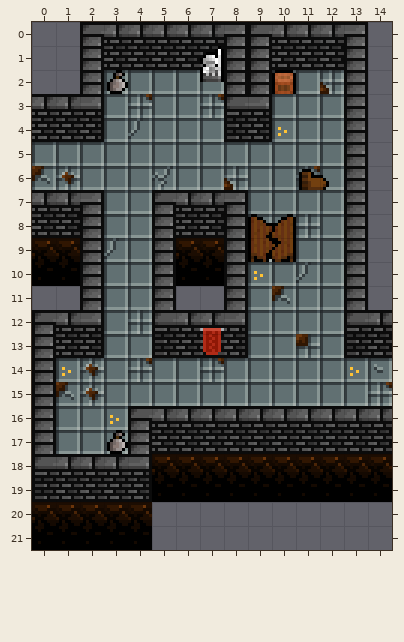
One commit to this Tiled map: game/maps/dungeon/left-right-1.tmx. The first picture shows the starting point.
Cells are 8x8 px. Shown: x 0..14, y 0..21.
The result:
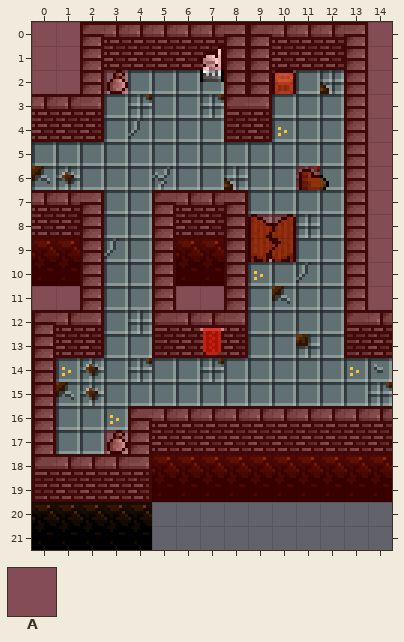
Key: from "Walls": A 17.
_ is an empty cell, . an unchanged one.
Tiles of an added or newly shown layer are drawn over the layers below it.
See-through tiles are keyed as they look on the map.
What changed:
--- layer "nav" (now shown)
@@ x 0..14 @@
- 0 _______________
- 1 _______________
- 2 ____....___..__
- 3 ___.....__...__
- 4 ___.....__...__
- 5 .............__
- 6 ..........._.__
- 7 ___..____....__
- 8 ___..______..__
- 9 ___..______..__
-10 ___..____....__
-11 ___..____....__
-12 ___..____....__
-13 ___..____....__
-14 _..............
-15 _..............
-16 _...___________
-17 _..____________
-18 _______________
-19 _______________
+ 0 AAAAAAAAAAAAAAA
+ 1 AAAAAAAAAAAAAAA
+ 2 AAAA....AAA..AA
+ 3 AAA.....AA...AA
+ 4 AAA.....AA...AA
+ 5 .............AA
+ 6 ...........A.AA
+ 7 AAA..AAAA....AA
+ 8 AAA..AAAAAA..AA
+ 9 AAA..AAAAAA..AA
+10 AAA..AAAA....AA
+11 AAA..AAAA....AA
+12 AAA..AAAA....AA
+13 AAA..AAAA....AA
+14 A..............
+15 A..............
+16 A...AAAAAAAAAAA
+17 A..AAAAAAAAAAAA
+18 AAAAAAAAAAAAAAA
+19 AAAAAAAAAAAAAAA
Pixel boxes of the changes (left, top, right, bottom) in both pictures:
added: (32, 22, 392, 502)
